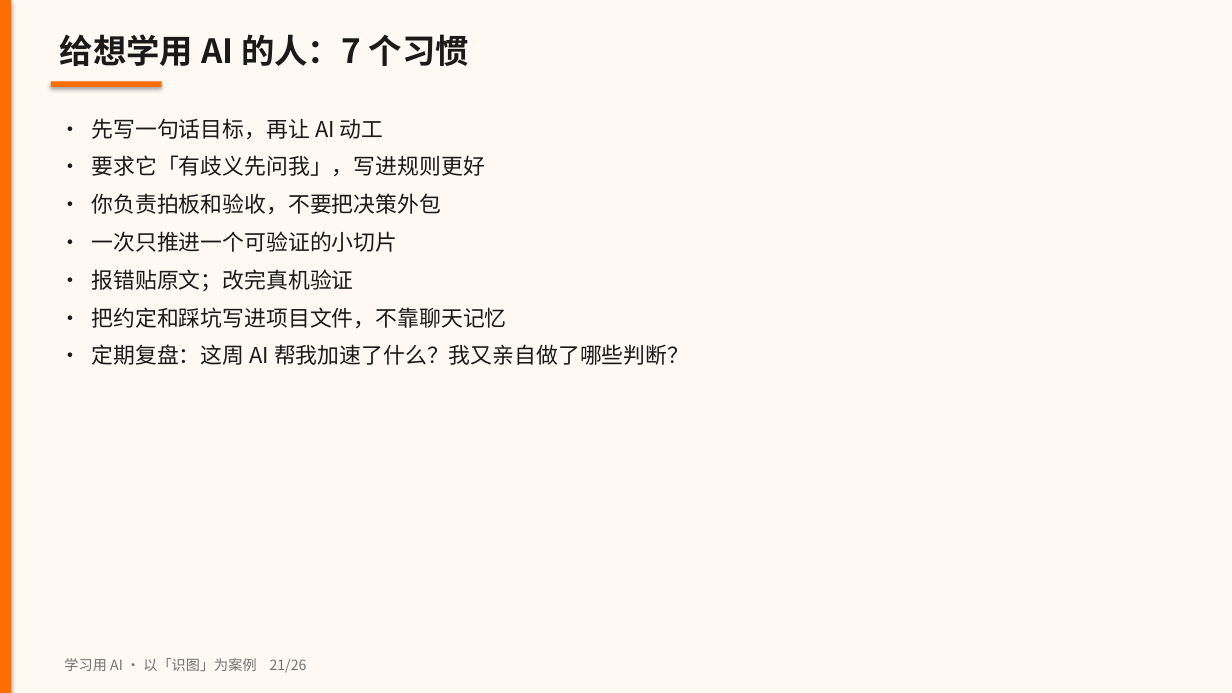
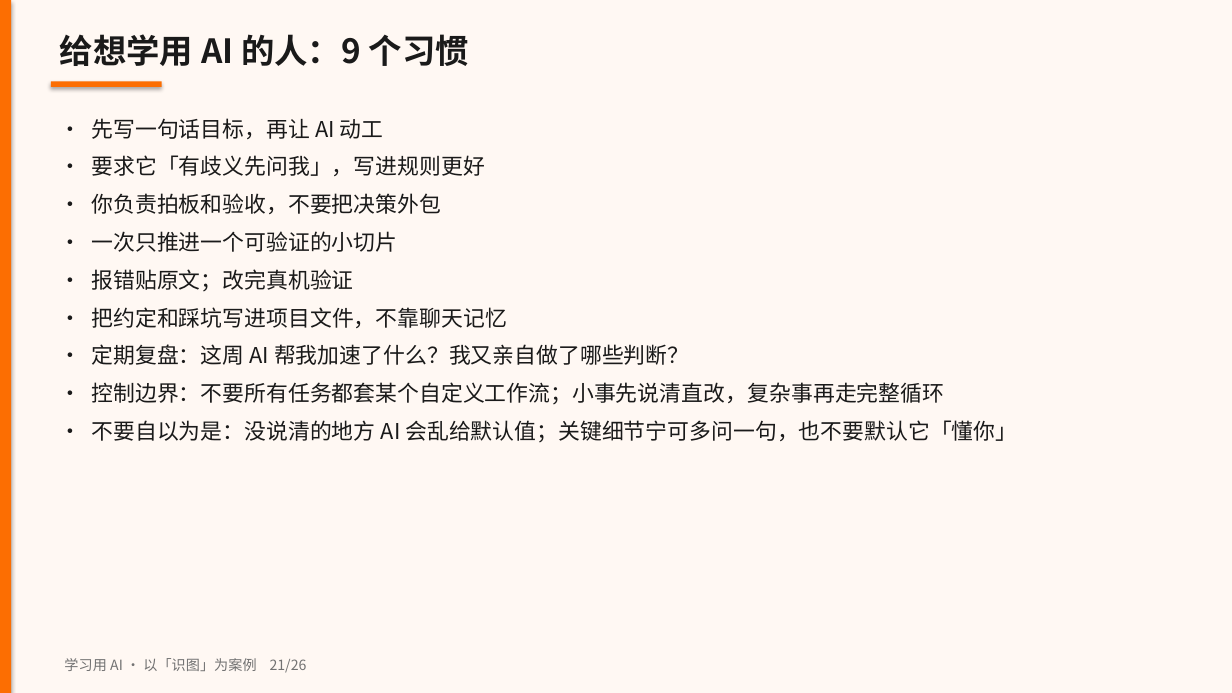
Before and after one commit to jason-jianghv/recognizeGraph, a slide deck: slide 21 of docs/share/识图-Cursor协作复盘.pptx. Drawn at 1232x693 pixels with LibreOffice and Linux fonts; fonts in the diff are those of the drawing. Boxes give left, top, right and bottom in pixels: in the first picture for what was removed or moved away, otherwise in the second. Text is boxed around its words. In the diff, an @@ line names an element or a change of style, - is before the commit and + after.

```diff
--- a/docs/share/识图-Cursor协作复盘.pptx
+++ b/docs/share/识图-Cursor协作复盘.pptx
@@ text at (60, 34, 469, 66): text changed @@
-给想学用 AI 的人：7 个习惯
+给想学用 AI 的人：9 个习惯
@@ text at (91, 382, 1017, 443): paragraphs added @@
+• 控制边界：不要所有任务都套某个自定义工作流；小事先说清直改，复杂事再走完整循环
+• 不要自以为是：没说清的地方 AI 会乱给默认值；关键细节宁可多问一句，也不要默认它「懂你」
```
Also in this commit, not shown: 5 other slides changed, 4 other files.
